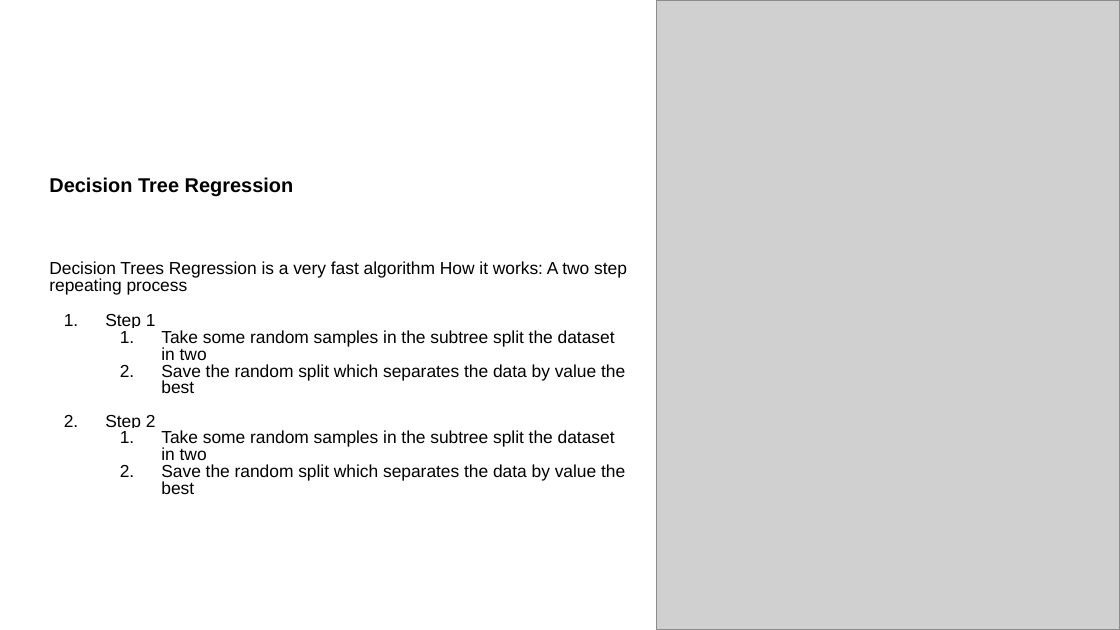
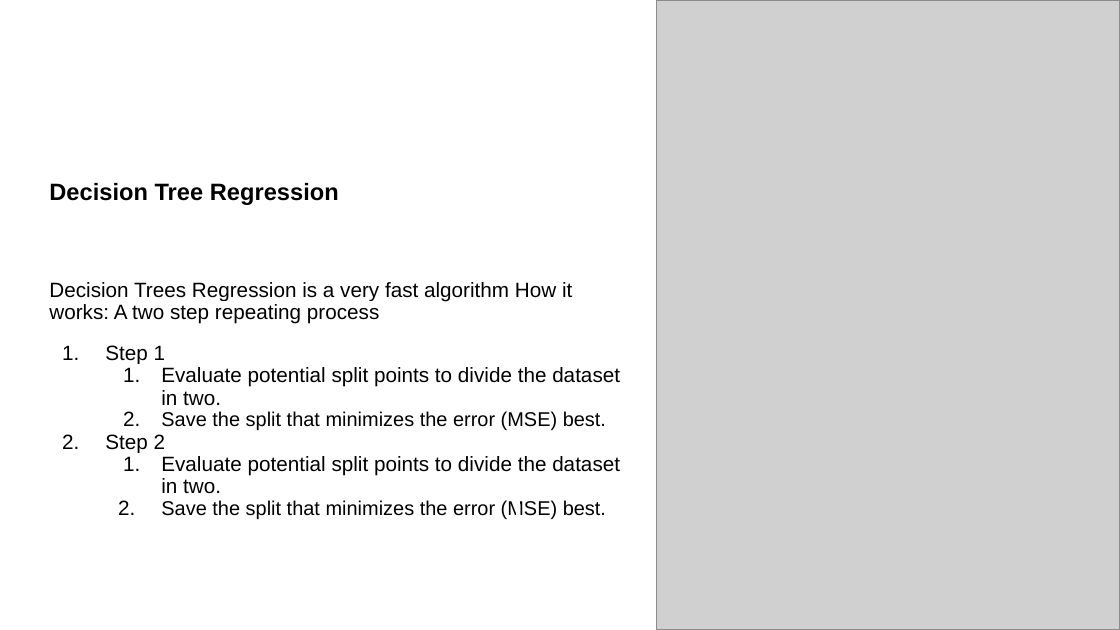
Before and after one commit to zahariesergiu/ubb-sociology-ml, a slide deck: slide 10 of Lecture_3_Linear_Regression_Decision_Trees/Lecture_3_Linear_Regression_Decision_Trees.pptx. Drawn at 1120x630 pixels with LibreOffice and Linux fonts; fonts in the diff are those of the drawing; grey boxes stand for pictures. Boxes give left, top, right and bottom in pixels: in the first picture for what was removed or moved away, otherwise in the second. Text is boxed around its words. In the diff, an @@ line names an element or a change of style, - is before the commit and + after.

Commit message:
Fix decision trees CART - steps  slide Lecture3

```diff
--- a/Lecture_3_Linear_Regression_Decision_Trees/Lecture_3_Linear_Regression_Decision_Trees.pptx
+++ b/Lecture_3_Linear_Regression_Decision_Trees/Lecture_3_Linear_Regression_Decision_Trees.pptx
@@ text at (49, 183, 572, 453): size 12.8 to 15.2 pt in "Decision Tree Regression"; size 11.2 to 13.3 pt in "Decision Trees Regression is a very fast ...", "Step 1", "Step 2"; line spacing 0.8 to 0.9; indent changed @@
@@ text at (161, 367, 620, 430): text changed; size 11.2 to 13.3 pt @@
-  1. Take some random samples in the subtree split the dataset in two
-  2. Save the random split which separates the data by value the best
+  1. Evaluate potential split points to divide the dataset in two.
+  2. Save the split that minimizes the error (MSE) best.
@@ text at (161, 456, 620, 519): text changed; size 11.2 to 13.3 pt @@
-  1. Take some random samples in the subtree split the dataset in two
-  2. Save the random split which separates the data by value the best
+  1. Evaluate potential split points to divide the dataset in two.
+  2. Save the split that minimizes the error (MSE) best.
```
Also in this commit, not shown: 2 other slides changed, 1 other file.
